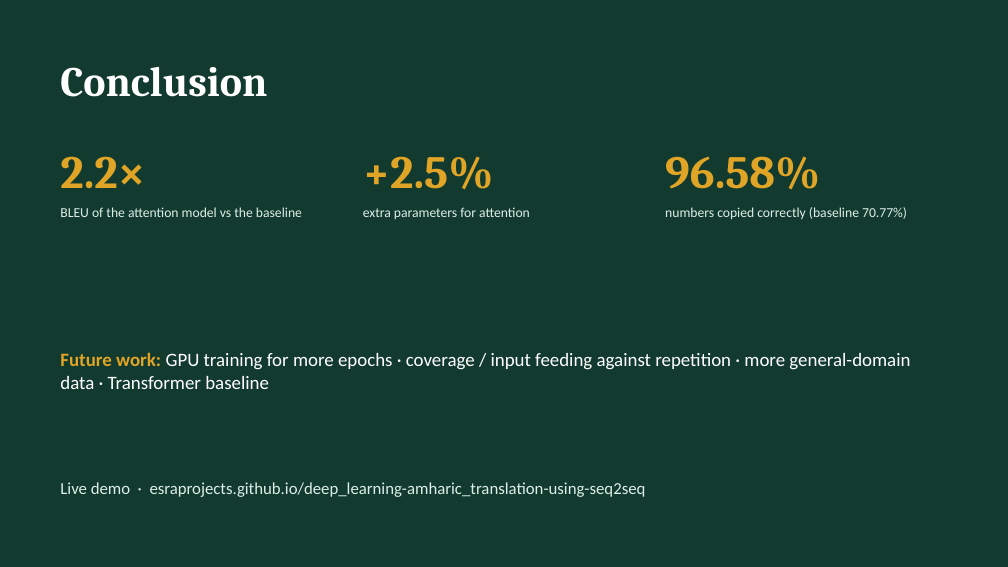
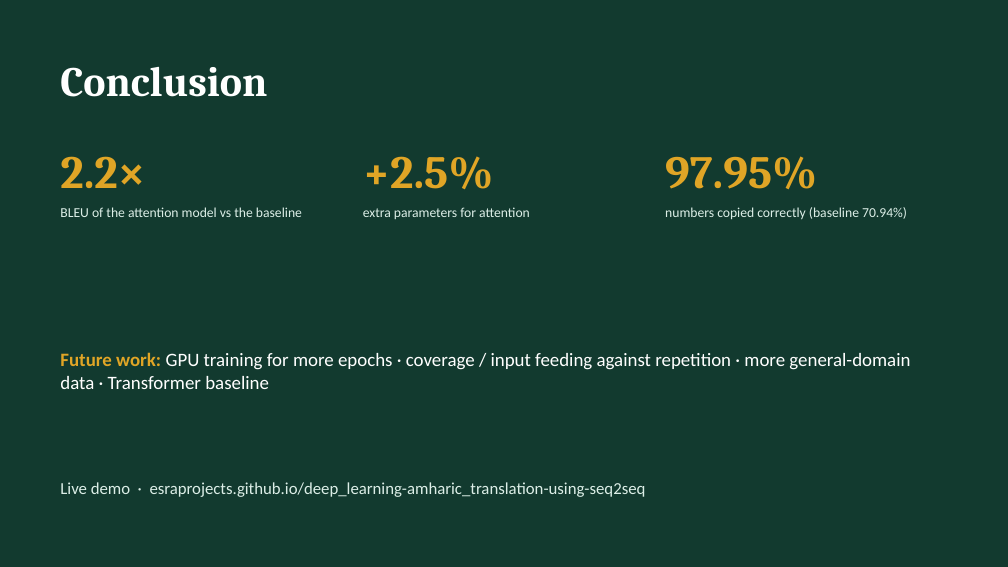
Before and after one commit to Esraprojects/deep_learning-amharic_translation-using-seq2seq, a slide deck: slide 11 of report/presentation.pptx. Drawn at 1008x567 pixels with LibreOffice and Linux fonts; fonts in the diff are those of the drawing. Boxes give left, top, right and bottom in pixels: in the first picture for what was removed or moved away, otherwise in the second. Text is boxed around its words. In the diff, an @@ line names an element or a change of style, - is before the commit and + after.

```diff
--- a/report/presentation.pptx
+++ b/report/presentation.pptx
@@ text at (665,156,817,189): text changed @@
-96.58%
+97.95%
@@ text at (665,207,907,220): text changed @@
-numbers copied correctly (baseline 70.77%)
+numbers copied correctly (baseline 70.94%)
```
Also in this commit, not shown: 4 other slides changed, 31 other files.
